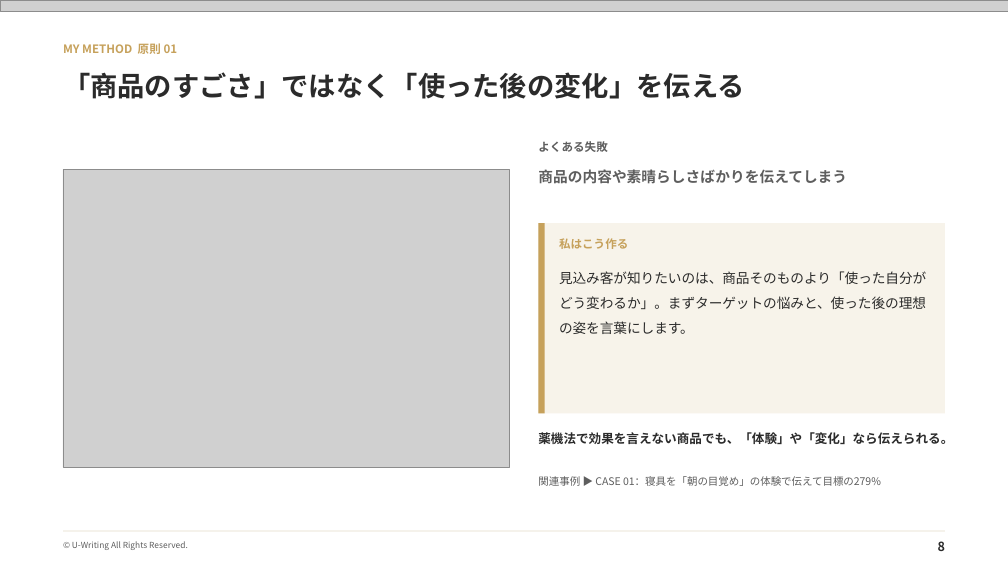
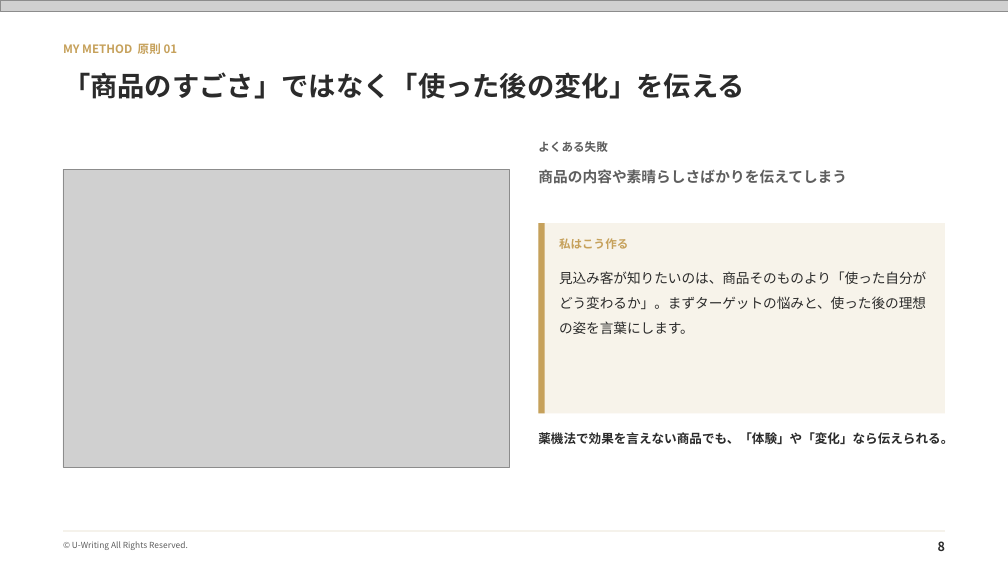
Before and after one commit to coderyu8-ship-it/claude-code-project, a slide deck: slide 8 of sales/U-writing_sales_v5.pptx. Drawn at 1008x567 pixels with LibreOffice and Linux fonts; fonts in the diff are those of the drawing; grey boxes stand for pictures. Boxes give left, top, right and bottom in pixels: in the first picture for what was removed or moved away, otherwise in the second. Text is boxed around its words. In the diff, an @@ line names an element or a change of style, - is before the commit and + after.

```diff
--- a/sales/U-writing_sales_v5.pptx
+++ b/sales/U-writing_sales_v5.pptx
@@ text removed at (538, 476, 881, 486) @@
-関連事例 ▶ CASE 01：寝具を「朝の目覚め」の体験で伝えて目標の279%
```
Also in this commit, not shown: 4 other slides changed, 1 slide removed, 3 other files.
